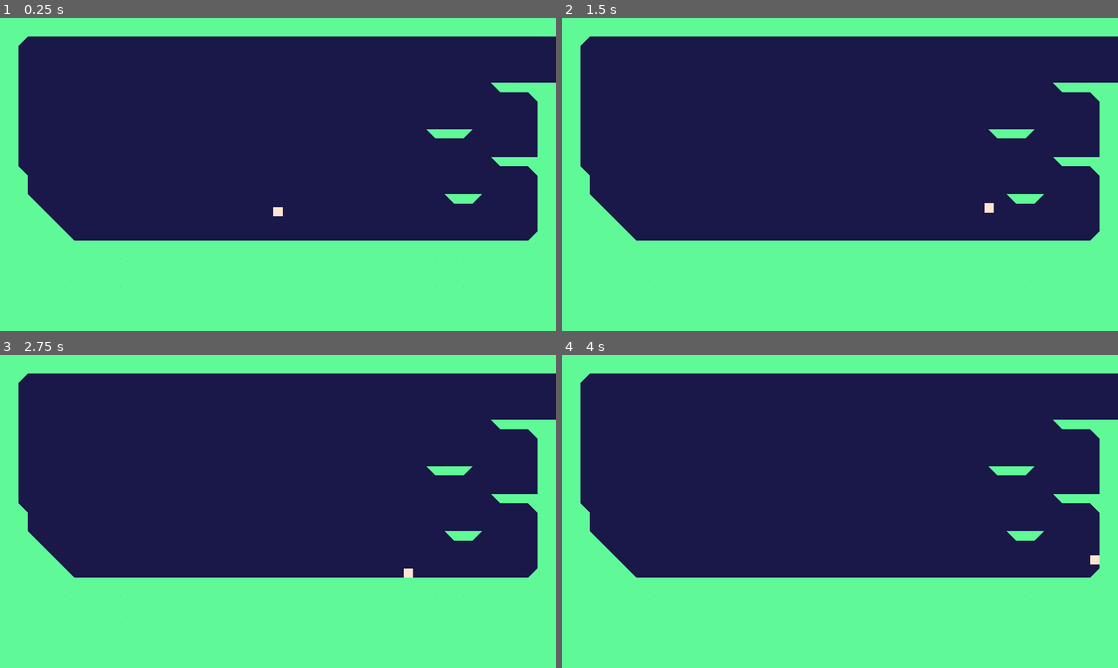
Above: before the commit, frames 1-4 (two rows, left to right).
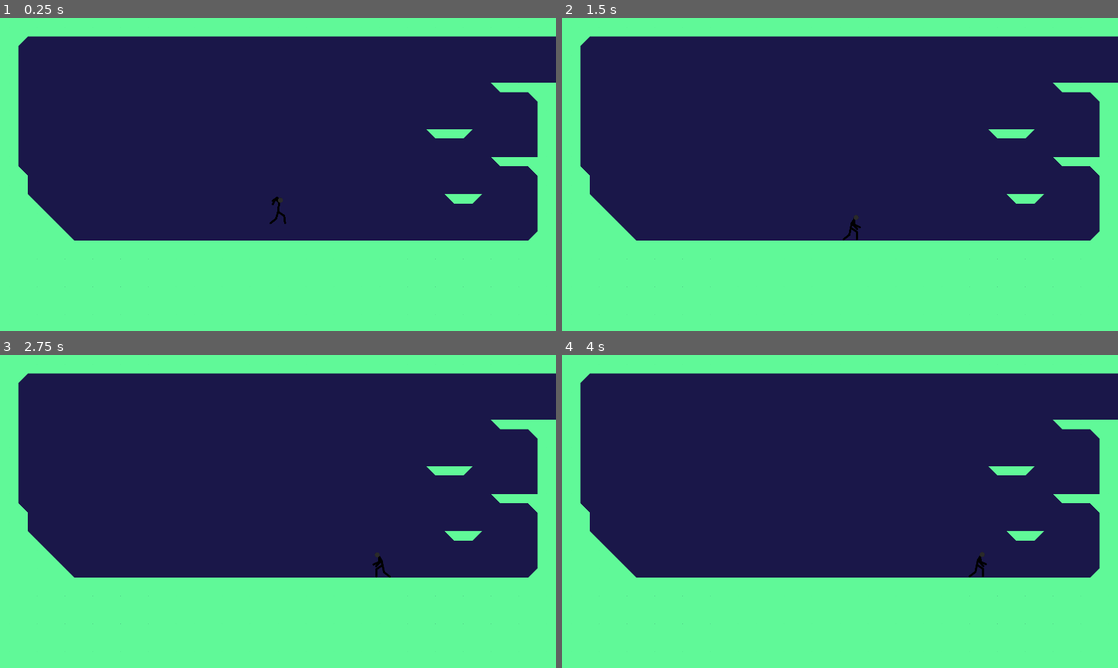
Above: after the commit, the same moments.

Repository: Alexander238/StickGame
Game: Godot game, scene res://World/World.tscn
The game is run twice, just before and just after one commit, with the same random seed, the same clock (stepped at 60 frames per second) and the same inputs.
Inputs (mouse positions are in pixels of both pictures, inside the frame that each line leads up to):
- Up to frame 1 (0.25 s): no input
- Up to frame 2 (1.5 s): move the mouse to (962, 158) at 0.52 s; press the mouse at (962, 158) at 0.53 s; hold Right (ui_right) from 0.53 s (still down); tap Space (jump) at 0.77, 0.8, 1.07, 1.35 s; move the mouse to (728, 190) at 1.27 s; release the mouse at (728, 190) at 1.28 s
- Up to frame 3 (2.75 s): tap Space (jump) at 1.52, 1.82, 2.3 s; click (166, 527) at 1.55 s; move the mouse to (333, 442) at 2.02 s; release Right (ui_right) at 2.03 s; press the mouse at (333, 442) at 2.03 s; hold Left (ui_left) from 2.03 s (still down)
- Up to frame 4 (4 s): move the mouse to (812, 574) at 2.77 s; release Left (ui_left) at 2.78 s; release the mouse at (812, 574) at 2.78 s; hold Right (ui_right) from 2.78 s (still down); click (812, 574) at 2.85 s; tap Space (jump) at 3.02, 3.32 s; move the mouse to (1006, 558) at 3.52 s; hold Space (jump) from 3.53 s (still down)

The runs differ from the first frame. In frame 1, 0.1% of the frame differs, in the area x 48-52%, y 57-66%; in frame 2, 0.1%; in frame 3, 0.1%; in frame 4, 0.1%, in the area x 73-97%, y 62-72%.

Commit message:
attack animation

Diff:
--- a/Player/Player.gd
+++ b/Player/Player.gd
@@ -1,4 +1,7 @@
 extends CharacterBody2D
+
+# ANIMATOR
+@onready var animation = $AnimationPlayer
 
 # BASIC MOVEMENT VARAIABLES ---------------- #
 var face_direction := 1
@@ -28,6 +31,8 @@
 var jump_coyote_timer : float = 0
 var jump_buffer_timer : float = 0
 var is_jumping := false
+
+var is_attacking := false
 # ----------------------------------- #
 
 
@@ -38,13 +43,15 @@
 		"y": int(Input.is_action_pressed("ui_down")) - int(Input.is_action_pressed("ui_up")),
 		"just_jump": Input.is_action_just_pressed("jump") == true,
 		"jump": Input.is_action_pressed("jump") == true,
-		"released_jump": Input.is_action_just_released("jump") == true
+		"released_jump": Input.is_action_just_released("jump") == true,
+		"attack": Input.is_action_pressed("attack") == true
 	}
 
 
 func _physics_process(delta: float) -> void:
 	x_movement(delta)
 	jump_logic(delta)
+	attack_logic(delta)
 	apply_gravity(delta)
 
 	timers(delta)
@@ -55,13 +62,12 @@
 	x_dir = get_input()["x"]
 
 	# Stop if we're not doing movement inputs.
-	if x_dir == 0:
+	if x_dir == 0 || is_attacking:
 		velocity.x = Vector2(velocity.x, 0).move_toward(Vector2(0,0), deceleration * delta).x
 		return
 
 	# If we are doing movement inputs and above max speed, don't accelerate nor decelerate
 	# Except if we are turning
-	# (This keeps our momentum gained from outside or slopes)
 	if abs(velocity.x) >= max_speed and sign(velocity.x) == x_dir:
 		return
 
@@ -87,6 +93,9 @@
 
 func jump_logic(_delta: float) -> void:
 	# Reset our jump requirements
+	if(is_attacking):
+		return
+
 	if is_on_floor():
 		jump_coyote_timer = jump_coyote
 		is_jumping = false
@@ -107,17 +116,22 @@
 	# We're not actually interested in checking if the player is holding the jump button
 #	if get_input()["jump"]:pass
 
-	# Cut the velocity if let go of jump. This means our jumpheight is varaiable
-	# This should only happen when moving upwards, as doing this while falling would lead to
-	# The ability to studder our player mid falling
+	# Cut the velocity if let go of jump.
 	if get_input()["released_jump"] and velocity.y < 0:
 		velocity.y -= (jump_cut * velocity.y)
 
 	# This way we won't start slowly descending / floating once hit a ceiling
-	# The value added to the treshold is arbritary,
-	# But it solves a problem where jumping into
 	if is_on_ceiling(): velocity.y = jump_hang_treshold + 100.0
 
+func attack_logic(_delta: float) -> void:
+	if get_input()["attack"] && !is_jumping:
+		animation.play("StickSmash1")
+		is_attacking = true
+		animation.connect("animation_finished", _on_animation_finished)
+
+func _on_animation_finished(animation_name: String) -> void:
+	if animation_name == "StickSmash1":
+		is_attacking = false;
 
 func apply_gravity(delta: float) -> void:
 	var applied_gravity : float = 0
--- a/Player/Player.tscn
+++ b/Player/Player.tscn
@@ -1,12 +1,51 @@
-[gd_scene load_steps=4 format=3 uid="uid://cvboky6pqlyk0"]
+[gd_scene load_steps=8 format=3 uid="uid://cvboky6pqlyk0"]
 
 [ext_resource type="Script" path="res://Player/Player.gd" id="1"]
+[ext_resource type="Texture2D" uid="uid://mfutlwxul25x" path="res://Player/StickSmash-ezgif.com-gif-to-sprite-converter.png" id="2_jhrfd"]
 
 [sub_resource type="RectangleShape2D" id="2"]
-size = Vector2(32, 24)
+size = Vector2(20, 89)
 
 [sub_resource type="SeparationRayShape2D" id="1"]
 length = 8.0
+
+[sub_resource type="Animation" id="Animation_nk4n2"]
+resource_name = "StickSmash1"
+length = 0.84
+step = 0.03
+tracks/0/type = "value"
+tracks/0/imported = false
+tracks/0/enabled = true
+tracks/0/path = NodePath("Sprite2D:frame")
+tracks/0/interp = 1
+tracks/0/loop_wrap = true
+tracks/0/keys = {
+"times": PackedFloat32Array(0, 0.03, 0.06, 0.09, 0.12, 0.15, 0.18, 0.21, 0.24, 0.27, 0.3, 0.33, 0.36, 0.39, 0.42, 0.45, 0.48, 0.51, 0.54, 0.57, 0.6, 0.63, 0.66, 0.69, 0.72, 0.75, 0.78, 0.81),
+"transitions": PackedFloat32Array(1, 1, 1, 1, 1, 1, 1, 1, 1, 1, 1, 1, 1, 1, 1, 1, 1, 1, 1, 1, 1, 1, 1, 1, 1, 1, 1, 1),
+"update": 1,
+"values": [0, 1, 2, 3, 4, 5, 6, 7, 8, 9, 10, 11, 12, 13, 14, 15, 16, 17, 18, 19, 20, 21, 22, 23, 24, 25, 26, 27]
+}
+
+[sub_resource type="Animation" id="Animation_6eykm"]
+length = 0.001
+tracks/0/type = "value"
+tracks/0/imported = false
+tracks/0/enabled = true
+tracks/0/path = NodePath("Sprite2D:frame")
+tracks/0/interp = 1
+tracks/0/loop_wrap = true
+tracks/0/keys = {
+"times": PackedFloat32Array(0),
+"transitions": PackedFloat32Array(1),
+"update": 1,
+"values": [0]
+}
+
+[sub_resource type="AnimationLibrary" id="AnimationLibrary_amvau"]
+_data = {
+"RESET": SubResource("Animation_6eykm"),
+"StickSmash1": SubResource("Animation_nk4n2")
+}
 
 [node name="Player" type="CharacterBody2D" groups=["Player"]]
 z_index = 10
@@ -22,25 +61,35 @@
 jump_hang_gravity_mult = 0.05
 
 [node name="SquareCollisionShape" type="CollisionShape2D" parent="."]
-position = Vector2(0, -4)
+position = Vector2(0, -3.5)
 shape = SubResource("2")
 
 [node name="RaycastCollider1" type="CollisionShape2D" parent="."]
-position = Vector2(-16, 8)
+position = Vector2(-10, 36)
 shape = SubResource("1")
 
 [node name="RaycastCollider2" type="CollisionShape2D" parent="."]
-position = Vector2(0, 8)
+position = Vector2(0, 36)
 shape = SubResource("1")
 
 [node name="RaycastCollider3" type="CollisionShape2D" parent="."]
-position = Vector2(16, 8)
+position = Vector2(10, 35)
 shape = SubResource("1")
 
-[node name="Sprite" type="Node2D" parent="."]
-position = Vector2(0, 8)
+[node name="Sprite2D" type="Sprite2D" parent="."]
+z_index = 6
+scale = Vector2(0.5, 0.5)
+texture = ExtResource("2_jhrfd")
+hframes = 5
+vframes = 6
 
-[node name="Polygon2D" type="Polygon2D" parent="Sprite"]
-position = Vector2(0, -8)
-color = Color(1, 0.898039, 0.819608, 1)
-polygon = PackedVector2Array(-16, -16, -16, 16, 16, 16, 16, -16)
+[node name="Polygon2D" type="Polygon2D" parent="Sprite2D"]
+position = Vector2(-11.1878, 8.94115)
+scale = Vector2(0.521185, 4.47751)
+color = Color(0, 0, 0, 0)
+polygon = PackedVector2Array(-16, -16, -16, -0.178551, -16.908, 16.3168, 59.8402, 16.2906, 55.9795, -16.2906, 16, -16)
+
+[node name="AnimationPlayer" type="AnimationPlayer" parent="."]
+libraries = {
+"": SubResource("AnimationLibrary_amvau")
+}
--- a/project.godot
+++ b/project.godot
@@ -54,9 +54,15 @@
 }
 jump={
 "deadzone": 0.5,
-"events": [Object(InputEventKey,"resource_local_to_scene":false,"resource_name":"","device":-1,"window_id":0,"alt_pressed":false,"shift_pressed":false,"ctrl_pressed":false,"meta_pressed":false,"pressed":false,"keycode":32,"physical_keycode":0,"key_label":0,"unicode":32,"echo":false,"script":null)
+"events": [Object(InputEventKey,"resource_local_to_scene":false,"resource_name":"","device":-1,"window_id":0,"alt_pressed":false,"shift_pressed":false,"ctrl_pressed":false,"meta_pressed":false,"pressed":false,"keycode":32,"physical_keycode":32,"key_label":32,"unicode":32,"echo":false,"script":null)
 , Object(InputEventKey,"resource_local_to_scene":false,"resource_name":"","device":-1,"window_id":0,"alt_pressed":false,"shift_pressed":false,"ctrl_pressed":false,"meta_pressed":false,"pressed":false,"keycode":67,"physical_keycode":0,"key_label":0,"unicode":99,"echo":false,"script":null)
 , Object(InputEventKey,"resource_local_to_scene":false,"resource_name":"","device":-1,"window_id":0,"alt_pressed":false,"shift_pressed":false,"ctrl_pressed":false,"meta_pressed":false,"pressed":false,"keycode":4194320,"physical_keycode":0,"key_label":0,"unicode":0,"echo":false,"script":null)
+]
+}
+attack={
+"deadzone": 0.5,
+"events": [Object(InputEventMouseButton,"resource_local_to_scene":false,"resource_name":"","device":-1,"window_id":0,"alt_pressed":false,"shift_pressed":false,"ctrl_pressed":false,"meta_pressed":false,"button_mask":0,"position":Vector2(0, 0),"global_position":Vector2(0, 0),"factor":1.0,"button_index":1,"canceled":false,"pressed":false,"double_click":false,"script":null)
+, Object(InputEventKey,"resource_local_to_scene":false,"resource_name":"","device":0,"window_id":0,"alt_pressed":false,"shift_pressed":false,"ctrl_pressed":false,"meta_pressed":false,"pressed":false,"keycode":0,"physical_keycode":81,"key_label":0,"unicode":0,"echo":false,"script":null)
 ]
 }
 
Binary file added: Player/StickSmash-ezgif.com-gif-to-sprite-converter.png
Not shown, added: Player/StickSmash-ezgif.com-gif-to-sprite-converter.png.import
